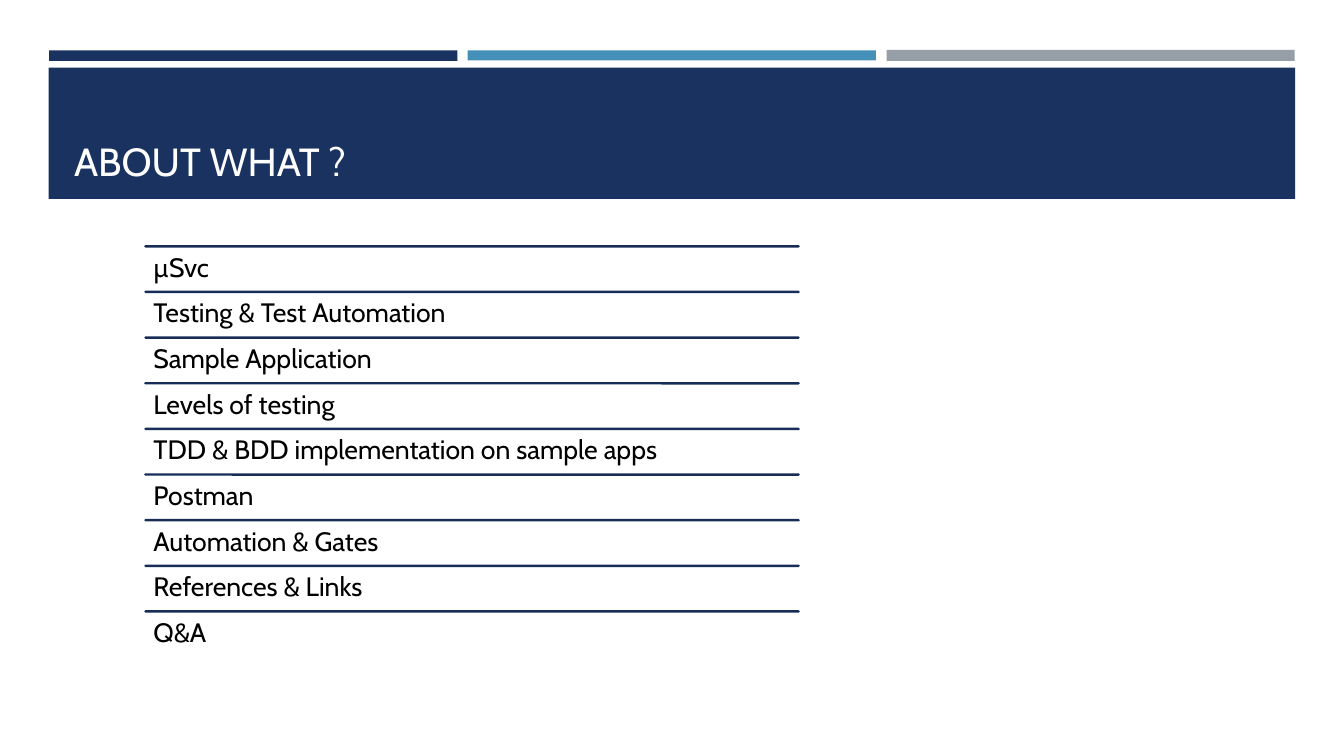
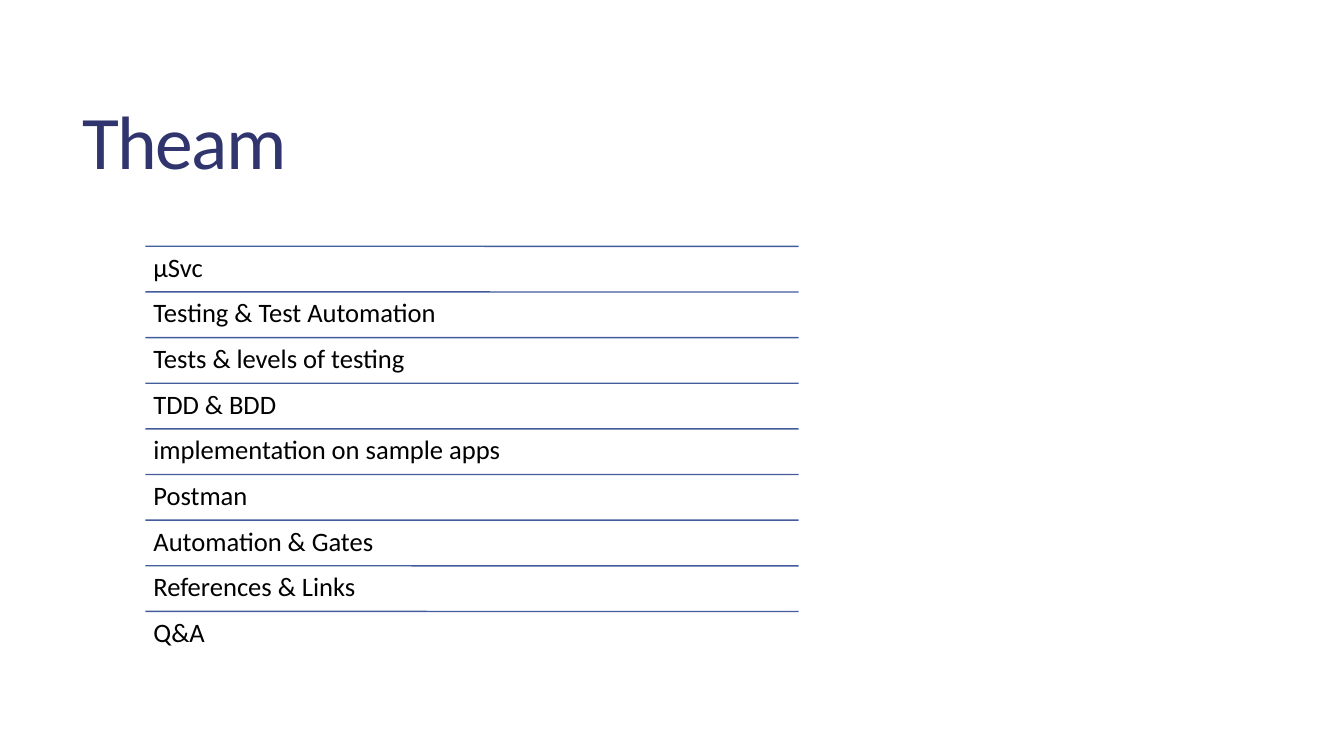
Before and after one commit to jkcpavan/coreTDD, a slide deck: slide 3 of How to Automate API Testing.pptx. Drawn at 1344x756 pixels with LibreOffice and Linux fonts; fonts in the diff are those of the drawing. Boxes give left, top, right and bottom in pixels: in the first picture for what was removed or moved away, otherwise in the second. Text is boxed around its words. In the diff, an @@ line names an element or a change of style, - is before the commit and + after.

```diff
--- a/How to Automate API Testing.pptx
+++ b/How to Automate API Testing.pptx
@@ rectangle removed at (49, 50, 458, 60) @@
@@ title "Theam" at (83, 116, 287, 170): vertical alignment bottom to middle @@
@@ rectangle removed at (468, 50, 876, 60) @@
@@ rectangle removed at (886, 50, 1295, 62) @@
@@ rectangle removed at (48, 68, 1296, 199) @@
@@ title at (83, 116, 287, 170): text changed; size 28 to 54 pt; font Cabin to Calibri; text colour #FFFEFF to #30356D @@
-ABOUT WHAT ?
+Theam
@@ line (145, 246) - (799, 246): stroke #182D57 1.75 pt to #435D9C 1 pt @@
@@ line (145, 292) - (799, 292): stroke #182D57 1.75 pt to #435D9C 1 pt @@
@@ line (145, 338) - (799, 338): stroke #182D57 1.75 pt to #435D9C 1 pt @@
@@ text at (153, 349, 404, 373): text changed; font Cabin to Calibri @@
-Levels of testing
+Tests & levels of testing
@@ text removed at (153, 348, 371, 374) @@
-Sample Application
@@ line (145, 383) - (799, 383): stroke #182D57 1.75 pt to #435D9C 1 pt @@
@@ text added at (153, 397, 276, 414), 19 pt, text #000000 @@
+TDD & BDD
@@ line (145, 429) - (799, 429): stroke #182D57 1.75 pt to #435D9C 1 pt @@
@@ text at (153, 440, 500, 464): text changed; font Cabin to Calibri @@
-TDD & BDD implementation on sample apps
+implementation on sample apps
@@ line (145, 475) - (799, 475): stroke #182D57 1.75 pt to #435D9C 1 pt @@
@@ line (145, 520) - (799, 520): stroke #182D57 1.75 pt to #435D9C 1 pt @@
@@ line (145, 566) - (799, 566): stroke #182D57 1.75 pt to #435D9C 1 pt @@
@@ font Cabin to Calibri in 6 elements at (153, 259, 202, 282), (153, 303, 435, 327), (153, 488, 247, 506), (153, 532, 373, 552), (153, 577, 355, 597), (153, 624, 204, 646) @@
@@ line (145, 612) - (799, 612): stroke #182D57 1.75 pt to #435D9C 1 pt @@
```
Also in this commit, not shown: 12 other slides changed, 3 slides added, 1 slide removed.
